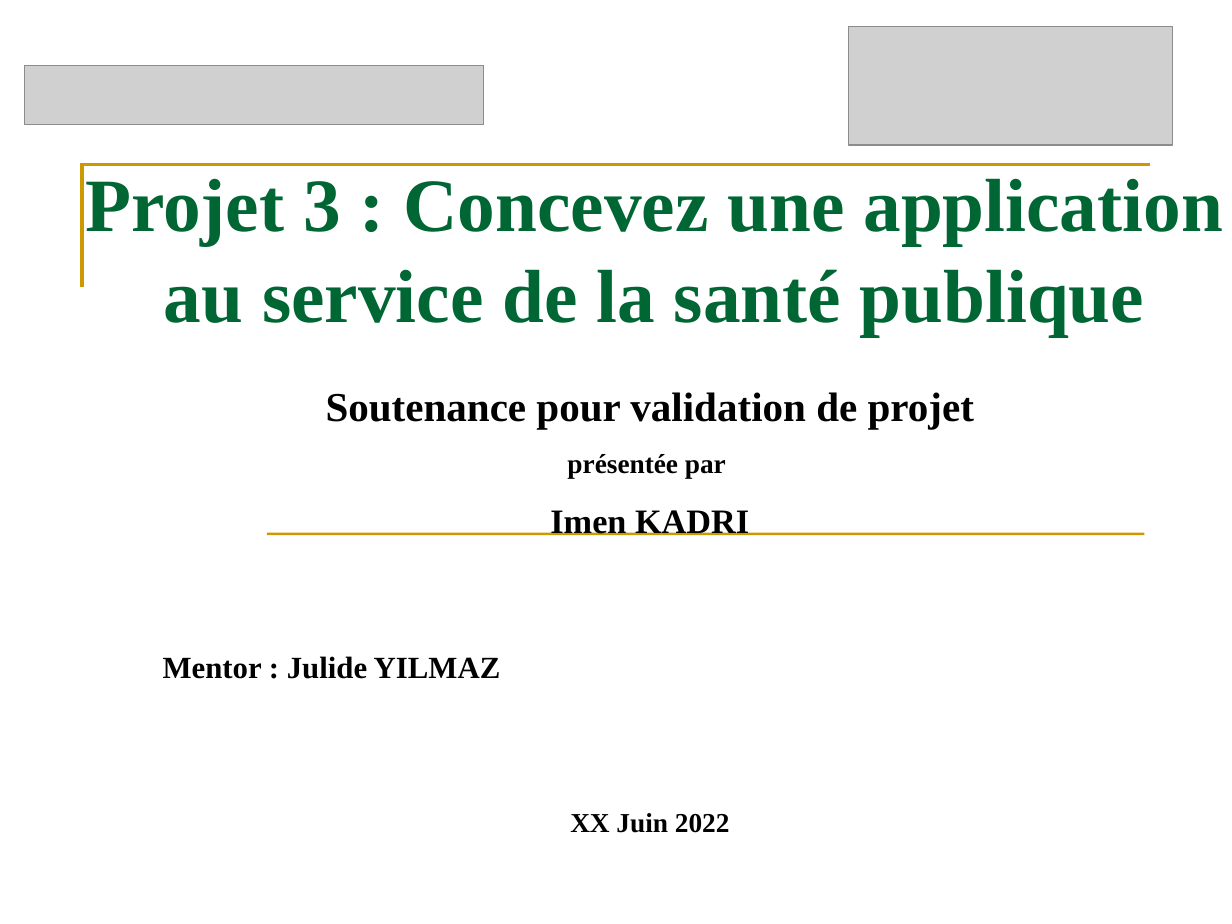
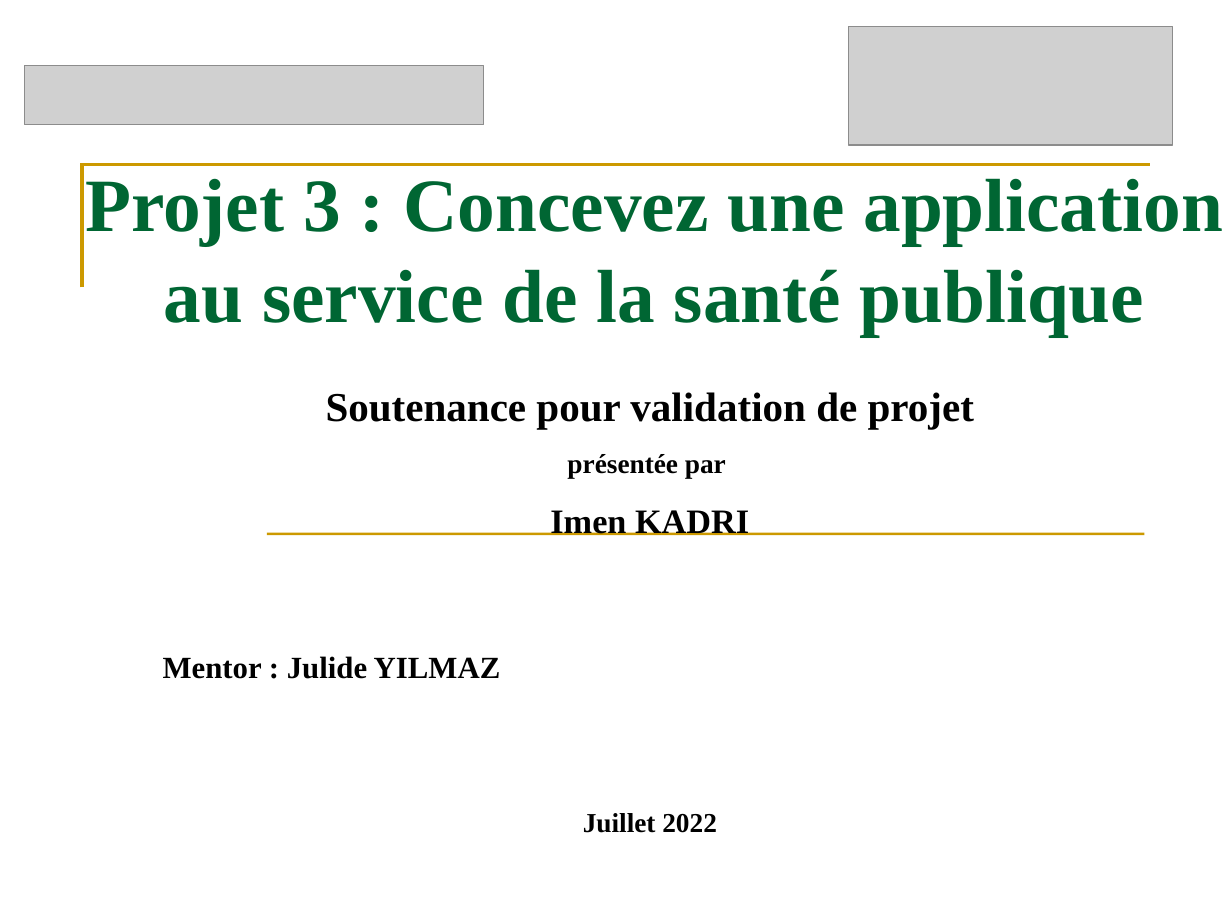
Before and after one commit to Imen2029/projet3_29oc, a slide deck: slide 1 of Imen_KADRI_3_presentation_072022.pptx. Drawn at 1232x924 pixels with LibreOffice and Linux fonts; fonts in the diff are those of the drawing; grey boxes stand for pictures. Boxes give left, top, right and bottom in pixels: in the first picture for what was removed or moved away, otherwise in the second. Text is boxed around its words. In the diff, an @@ line names an element or a change of style, - is before the commit and + after.

```diff
--- a/Imen_KADRI_3_presentation_072022.pptx
+++ b/Imen_KADRI_3_presentation_072022.pptx
@@ subtitle at [583,813,717,833]: text changed @@
-XX Juin 2022
+Juillet 2022
```
